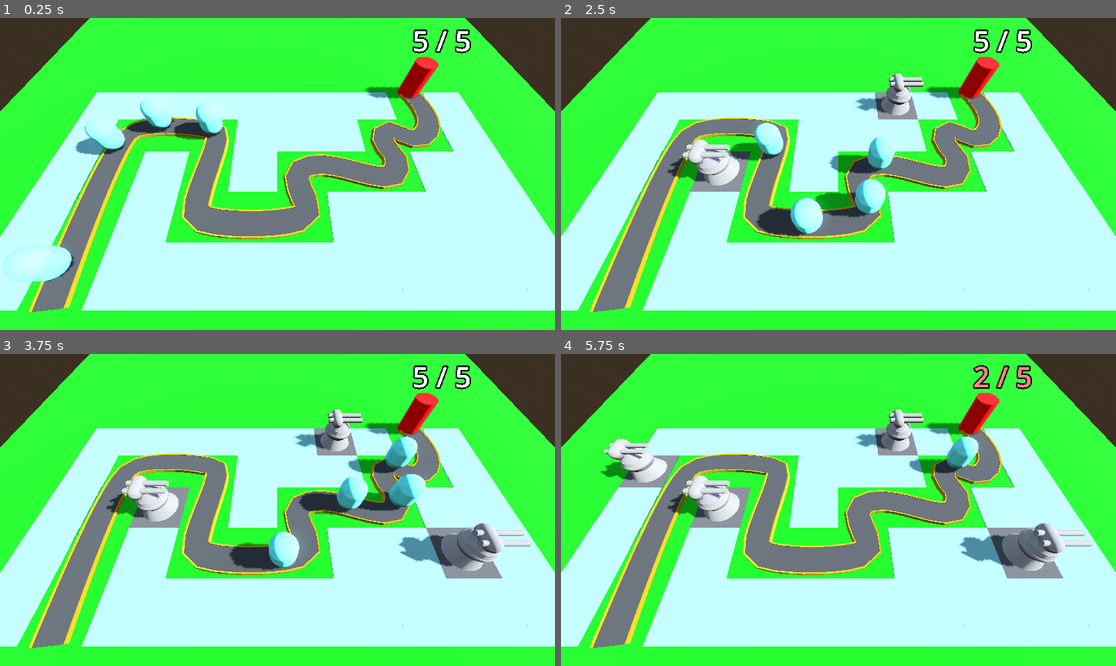
Above: before the commit, frames 1-4 (two rows, left to right).
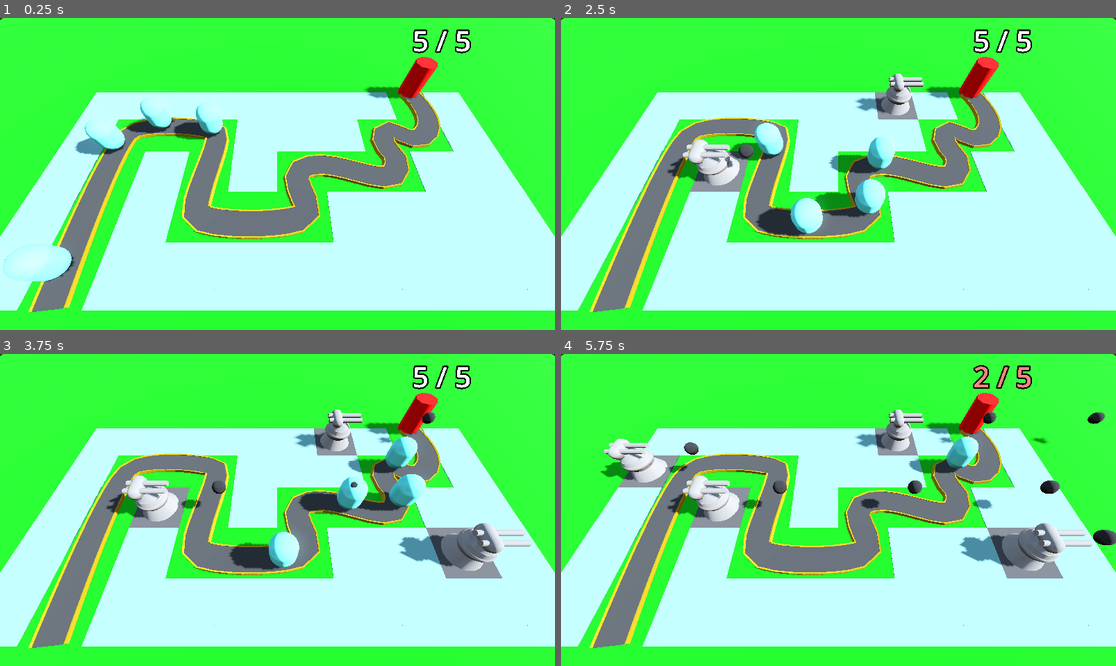
Above: after the commit, the same moments.

Repository: LunarOrbital/Barbarian-Blaster
Game: Godot game, scene res://Scenes/base_level.tscn
Two runs of this game, one before a commit and one after it. Both use one fixed random seed, a clock stepped at 60 frames per second and the inputs below.
Inputs (mouse positions are in pixels of both pictures, inside the frame that each line leads up to):
- Up to frame 1 (0.25 s): no input
- Up to frame 2 (2.5 s): move the mouse to (960, 158) at 0.52 s; click (960, 158) at 0.6 s; move the mouse to (727, 189) at 1.27 s; click (727, 189) at 1.35 s; move the mouse to (894, 105) at 2.02 s; click (894, 105) at 2.1 s
- Up to frame 3 (3.75 s): move the mouse to (249, 572) at 2.77 s; click (249, 572) at 2.85 s; move the mouse to (444, 556) at 3.52 s; click (444, 556) at 3.6 s
- Up to frame 4 (5.75 s): move the mouse to (672, 463) at 4.27 s; click (672, 463) at 4.35 s; move the mouse to (866, 510) at 5.02 s; click (866, 510) at 5.1 s

The runs differ from the first frame. In frame 1, 4.9% of the frame differs, in the area x 0-100%, y 0-39%; in frame 2, 5.0%; in frame 3, 5.2%; in frame 4, 5.9%, in the area x 0-100%, y 0-62%.

Commit message:
Turret Projectile

Diff:
--- a/Scenes/base.tscn
+++ b/Scenes/base.tscn
@@ -12,7 +12,6 @@
 transform = Transform3D(1, 0, 0, 0, 1, 0, 0, 0, 1, 0, 1.75, 0)
 radius = 1.0
 height = 3.5
-sides = 34
 material = SubResource("StandardMaterial3D_2nhcr")
 
 [node name="Label3D" type="Label3D" parent="."]
--- a/Scenes/base_level.tscn
+++ b/Scenes/base_level.tscn
@@ -48,8 +48,8 @@
 shadow_enabled = true
 
 [node name="CSGBox3D" type="CSGBox3D" parent="."]
-transform = Transform3D(0.575, 0, 0, 0, 1, 0, 0, 0, 0.575, 0, -1, 0)
-size = Vector3(100, 2, 100)
+transform = Transform3D(0.575, 0, 0, 0, 1, 0, 0, 0, 0.575, -6.6124997, -1, -8.940697e-08)
+size = Vector3(75, 2, 146)
 material = SubResource("StandardMaterial3D_5s04l")
 
 [node name="GridMap" type="GridMap" parent="."]
@@ -113,7 +113,7 @@
 transform = Transform3D(-0.108069465, 0, 0.9941279, 0, 1, 0, -0.9941279, 0, -0.108069465, 11.986502, 0, 13.961822)
 
 [node name="Enemy3" parent="EnemyPath\'" instance=ExtResource("2_5s04l")]
-transform = Transform3D(0.0008159302, 0, 0.999983, 0, 1, 0, -0.999983, 0, 0.0008159302, 2.0097446, 0, 14.585394)
+transform = Transform3D(0.00081593, 0, 0.99998283, 0, 1, 0, -0.99998283, 0, 0.00081593, 2.0097446, 0, 14.585394)
 progress = 10.0
 
 [node name="Enemy4" parent="EnemyPath\'" instance=ExtResource("2_5s04l")]
--- /dev/null
+++ b/Scenes/t_projectile.tscn
@@ -0,0 +1,30 @@
+[gd_scene load_steps=5 format=3 uid="uid://drp0ahce21wx4"]
+
+[ext_resource type="Script" uid="uid://byfaa34is7714" path="res://Scripts/t_projectile.gd" id="1_0fja1"]
+
+[sub_resource type="StandardMaterial3D" id="StandardMaterial3D_2dugc"]
+albedo_color = Color(0.34781694, 0.34781697, 0.3478169, 1)
+metallic = 1.0
+metallic_specular = 1.0
+
+[sub_resource type="SphereMesh" id="SphereMesh_0fja1"]
+material = SubResource("StandardMaterial3D_2dugc")
+
+[sub_resource type="SphereShape3D" id="SphereShape3D_h4ol5"]
+
+[node name="TProjectile" type="Area3D"]
+top_level = true
+script = ExtResource("1_0fja1")
+
+[node name="MeshInstance3D" type="MeshInstance3D" parent="."]
+mesh = SubResource("SphereMesh_0fja1")
+
+[node name="CollisionShape3D" type="CollisionShape3D" parent="."]
+shape = SubResource("SphereShape3D_h4ol5")
+
+[node name="Timer" type="Timer" parent="."]
+wait_time = 3.0
+one_shot = true
+autostart = true
+
+[connection signal="timeout" from="Timer" to="." method="_on_timer_timeout"]
--- a/Scenes/turret.tscn
+++ b/Scenes/turret.tscn
@@ -1,4 +1,7 @@
-[gd_scene load_steps=7 format=3 uid="uid://4tsorewm31c7"]
+[gd_scene load_steps=9 format=3 uid="uid://4tsorewm31c7"]
+
+[ext_resource type="PackedScene" uid="uid://drp0ahce21wx4" path="res://Scenes/t_projectile.tscn" id="1_fcprl"]
+[ext_resource type="Script" uid="uid://cr5w8urpwef4n" path="res://Scripts/turret.gd" id="1_hskch"]
 
 [sub_resource type="CylinderMesh" id="CylinderMesh_axnog"]
 top_radius = 1.0
@@ -26,6 +29,8 @@
 height = 3.0
 
 [node name="Turret" type="Node3D"]
+script = ExtResource("1_hskch")
+proj = ExtResource("1_fcprl")
 
 [node name="TurretBase" type="MeshInstance3D" parent="."]
 transform = Transform3D(1, 0, 0, 0, 1, 0, 0, 0, 1, 0, 0.5, 0)
@@ -61,3 +66,8 @@
 transform = Transform3D(-4.371139e-08, -1.1920929e-07, -0.99999994, 0.99999994, -5.9604645e-08, -4.371138e-08, -5.9604645e-08, -0.9999999, 1.1920929e-07, 0.10000014, 0.40000007, 0.6999999)
 mesh = SubResource("CylinderMesh_ahfaj")
 skeleton = NodePath("../../..")
+
+[node name="Timer" type="Timer" parent="."]
+autostart = true
+
+[connection signal="timeout" from="Timer" to="." method="_on_timer_timeout"]
--- /dev/null
+++ b/Scripts/t_projectile.gd
@@ -0,0 +1,9 @@
+extends Area3D
+
+var direction := Vector3.FORWARD
+@export var speed := 10
+func _physics_process(delta: float) -> void:
+	position += direction * delta * speed
+
+func _on_timer_timeout() -> void:
+	self.queue_free()
--- /dev/null
+++ b/Scripts/turret.gd
@@ -0,0 +1,9 @@
+extends Node3D
+@export var proj: PackedScene
+@export var time := 1.0
+@onready var timer: Timer = $Timer
+func _on_timer_timeout() -> void:
+	timer.wait_time = time
+	var newProj = proj.instantiate()
+	add_child(newProj)
+	newProj.global_position = global_position + Vector3(0,2.8,-2)
Not shown, added: Scripts/t_projectile.gd.uid
Not shown, added: Scripts/turret.gd.uid
